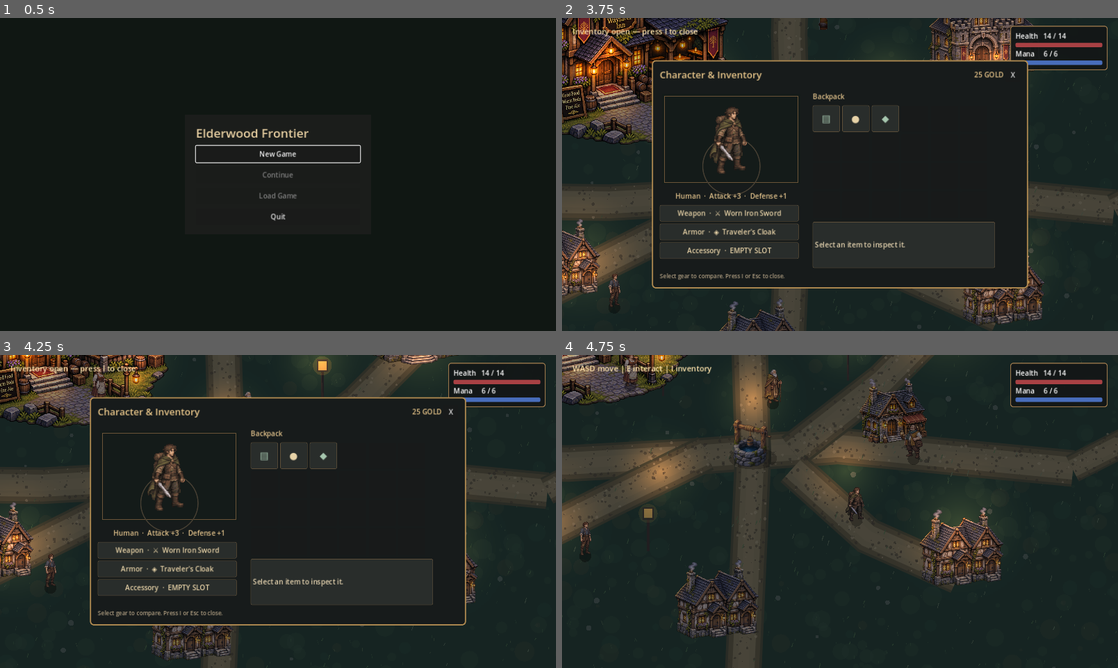
Above: before the commit, frames 1-4 (two rows, left to right).
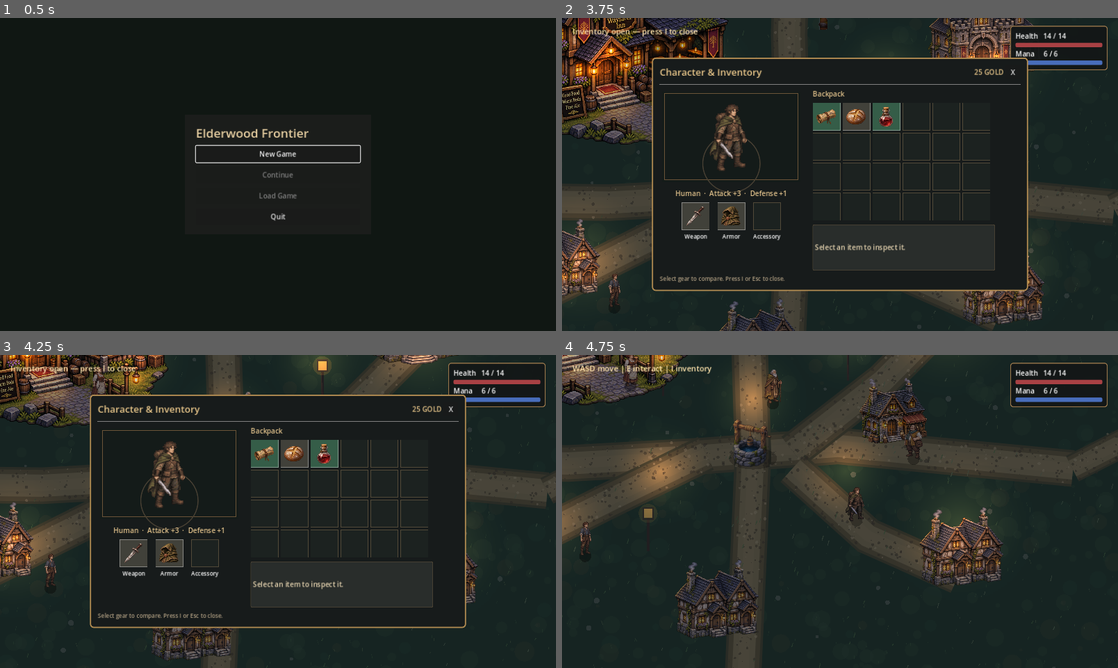
Above: after the commit, the same moments.

Repository: bhubler/elderwood-frontier-pc
Game: Godot game, scene res://scenes/game_menu.tscn
Two runs of this game, one before a commit and one after it. Both use one fixed random seed, a clock stepped at 60 frames per second and the inputs below.
Inputs (mouse positions are in pixels of both pictures, inside the frame that each line leads up to):
- Up to frame 1 (0.5 s): no input
- Up to frame 2 (3.75 s): click "New Game" at 0.5 s; click "HUMAN Frontier traveler / wea…" at 1.25 s; click "Accept quest" at 2 s; tap Enter at 2.75 s; move the mouse to (962, 158) at 2.77 s; hold D 2.78-3.53 s; tap J at 2.85 s; click (962, 158) at 2.92 s; tap Space at 3.02 s; move the mouse to (728, 190) at 3.52 s; hold S from 3.53 s (still down); tap I at 3.6 s
- Up to frame 3 (4.25 s): keep holding S; tap Space at 3.77 s
- Up to frame 4 (4.75 s): tap I at 4.25 s; move the mouse to (895, 442) at 4.27 s; release S at 4.28 s; hold D from 4.28 s (still down); tap E at 4.35 s

Frame 1 is identical in both runs. In frame 2, 7.2% of the frame differs, in the area x 16-84%, y 12-88%; in frame 3, 7.1%; in frame 4, nothing differs.

Commit message:
Illustrate inventory slots and color their rarity backgrounds

Diff:
--- /dev/null
+++ b/scripts/inventory_slot.gd
@@ -0,0 +1,74 @@
+extends Button
+
+const Art := preload("res://scripts/wayfinding_art.gd")
+const ATLAS_PATH := "res://art/items/inventory_items.png"
+const ICON_CELLS := {
+    "rusty_sword": 0, "cloak": 1, "old_map": 2, "bread": 3,
+    "healing_potion": 4, "rite_health_potions": 4, "rite_mana_potions": 5,
+    "sentinel_sword": 6, "ruin_ward_clasp": 7, "ruin_watch_mantle": 8,
+    "ancient_magic_stone": 9, "forbidden_grimoire": 10, "sealed_ledger": 11,
+}
+const RARITY_COLORS := {
+    "Common": Color("#41413a"),
+    "Uncommon": Color("#355d48"),
+    "Rare": Color("#3e5381"),
+    "Epic": Color("#634779"),
+    "Legendary": Color("#885b31"),
+    "Unique": Color("#7d3c42"),
+    "Quest": Color("#62563a"),
+}
+static var icons: Dictionary = {}
+
+func _init() -> void:
+    custom_minimum_size = Vector2(64, 64)
+    size_flags_horizontal = Control.SIZE_SHRINK_CENTER
+    expand_icon = true
+    texture_filter = CanvasItem.TEXTURE_FILTER_NEAREST
+    add_theme_constant_override("icon_max_width", 52)
+    add_theme_font_size_override("font_size", 24)
+
+func show_item(item_id: String, item: Dictionary, empty_label := "Empty backpack slot") -> void:
+    var empty := item.is_empty()
+    disabled = empty
+    var rarity: String = item.get("rarity", "Common")
+    var background: Color = Color("#1c2220") if empty else RARITY_COLORS.get(rarity, RARITY_COLORS["Common"])
+    var border: Color = Color("#524a39") if empty else background.lightened(0.38)
+    add_theme_stylebox_override("normal", _tile_style(background, border))
+    add_theme_stylebox_override("disabled", _tile_style(background, border))
+    add_theme_stylebox_override("hover", _tile_style(background.lightened(0.12), border.lightened(0.22)))
+    add_theme_stylebox_override("pressed", _tile_style(background.darkened(0.16), border.lightened(0.22)))
+    icon = _item_icon(item_id) if not empty else null
+    text = str(item.get("icon", "")) if icon == null else ""
+    if empty:
+        tooltip_text = empty_label
+    else:
+        tooltip_text = "%s · %s" % [item["name"], rarity]
+        if item.has("charges"):
+            tooltip_text += " (%d remaining)" % int(item["charges"])
+
+static func _tile_style(background: Color, border: Color) -> StyleBoxFlat:
+    var style := StyleBoxFlat.new()
+    style.bg_color = background
+    style.border_color = border
+    style.set_border_width_all(1)
+    style.set_content_margin_all(5)
+    return style
+
+static func _item_icon(item_id: String) -> Texture2D:
+    if icons.has(item_id):
+        return icons[item_id]
+    if item_id == "watch_provisions":
+        return Art._texture("res://art/interiors/shops/sacks.png")
+    if not ICON_CELLS.has(item_id):
+        return null
+    var atlas := Art._texture(ATLAS_PATH)
+    if atlas == null:
+        return null
+    var index: int = ICON_CELLS[item_id]
+    var cell := atlas.get_size() / Vector2(4, 3)
+    var texture := AtlasTexture.new()
+    texture.atlas = atlas
+    texture.filter_clip = true
+    texture.region = Rect2(Vector2(index % 4, index >> 2) * cell, cell)
+    icons[item_id] = texture
+    return texture
--- a/scripts/village_interactions.gd
+++ b/scripts/village_interactions.gd
@@ -34,6 +34,7 @@
 var mana_text: Label
 var travel_button: Button
 var offered_route: Dictionary = {}
+const InventorySlot := preload("res://scripts/inventory_slot.gd")
 const InventoryPortrait := preload("res://scripts/inventory_portrait.gd")
 var inventory_portrait: InventoryPortrait
 var inventory_stats: Label
@@ -309,7 +310,9 @@
     inventory_stats.add_theme_color_override("font_color", Color("#dfc08a"))
     left.add_child(inventory_stats)
     equipment_grid = GridContainer.new()
-    equipment_grid.columns = 1
+    equipment_grid.columns = 3
+    equipment_grid.size_flags_horizontal = Control.SIZE_SHRINK_CENTER
+    equipment_grid.add_theme_constant_override("h_separation", 18)
     equipment_grid.add_theme_constant_override("v_separation", 5)
     left.add_child(equipment_grid)
     var right := VBoxContainer.new()
@@ -362,41 +365,29 @@
     var kinds := ["weapon", "armor", "accessory"]
     if equipment_grid.get_child_count() == 0:
         for kind in kinds:
-            var slot := Button.new()
-            slot.custom_minimum_size = Vector2(320, 38)
-            slot.add_theme_stylebox_override("normal", _slot_style())
-            slot.add_theme_font_size_override("font_size", 16)
-            slot.add_theme_color_override("font_color", Color("#e7d2a7"))
-            slot.clip_text = true
+            var slot := InventorySlot.new()
             slot.pressed.connect(_inspect_equipped.bind(kind))
             equipment_grid.add_child(slot)
+        for kind in kinds:
+            var title := Label.new()
+            title.text = kind.capitalize()
+            title.horizontal_alignment = HORIZONTAL_ALIGNMENT_CENTER
+            title.add_theme_font_size_override("font_size", 13)
+            equipment_grid.add_child(title)
     for i in range(kinds.size()):
         var kind: String = kinds[i]
         var item_id: String = equipment[kind]
-        var slot := equipment_grid.get_child(i) as Button
-        var slot_label := "EMPTY SLOT" if item_id == "" else str(item_data[item_id]["icon"]) + "  " + str(item_data[item_id]["name"])
-        slot.text = kind.capitalize() + "  ·  " + slot_label
-        slot.tooltip_text = slot_label
+        var slot := equipment_grid.get_child(i) as InventorySlot
+        slot.show_item(item_id, item_data.get(item_id, {}), "Empty %s slot" % kind)
     if inventory_grid.get_child_count() == 0:
         for i in range(BACKPACK_CAPACITY):
-            var button := Button.new()
-            button.custom_minimum_size = Vector2(63, 61)
-            button.add_theme_stylebox_override("normal", _slot_style())
-            button.add_theme_font_size_override("font_size", 22)
+            var button := InventorySlot.new()
             button.pressed.connect(_select_backpack_slot.bind(i))
             inventory_grid.add_child(button)
     for i in range(BACKPACK_CAPACITY):
-        var button := inventory_grid.get_child(i) as Button
+        var button := inventory_grid.get_child(i) as InventorySlot
         var item_id := backpack[i] if i < backpack.size() else ""
-        button.text = str(item_data[item_id]["icon"]) if not item_id.is_empty() else ""
-        button.disabled = item_id.is_empty()
-        if not item_id.is_empty():
-            var rarity: String = item_data[item_id].get("rarity", "Common")
-            var ink := Color("#a6c6ae") if rarity == "Uncommon" else Color("#e7d2a7")
-            if rarity in ["Quest", "Rare"]:
-                ink = Color("#d0aacd")
-            button.add_theme_color_override("font_color", ink)
-        button.tooltip_text = (str(item_data[item_id]["name"]) + " (%d remaining)" % int(item_data[item_id].get("charges", 1))) if not item_id.is_empty() and item_id in ["rite_health_potions", "rite_mana_potions"] else (str(item_data[item_id]["name"]) if not item_id.is_empty() else "")
+        button.show_item(item_id, item_data.get(item_id, {}))
     _select_item(inspected_item)
 
 func copy_items_from(source: CanvasLayer) -> void:
Binary file added: art/items/inventory_items.png
Not shown, added: art/items/inventory_items.png.import
